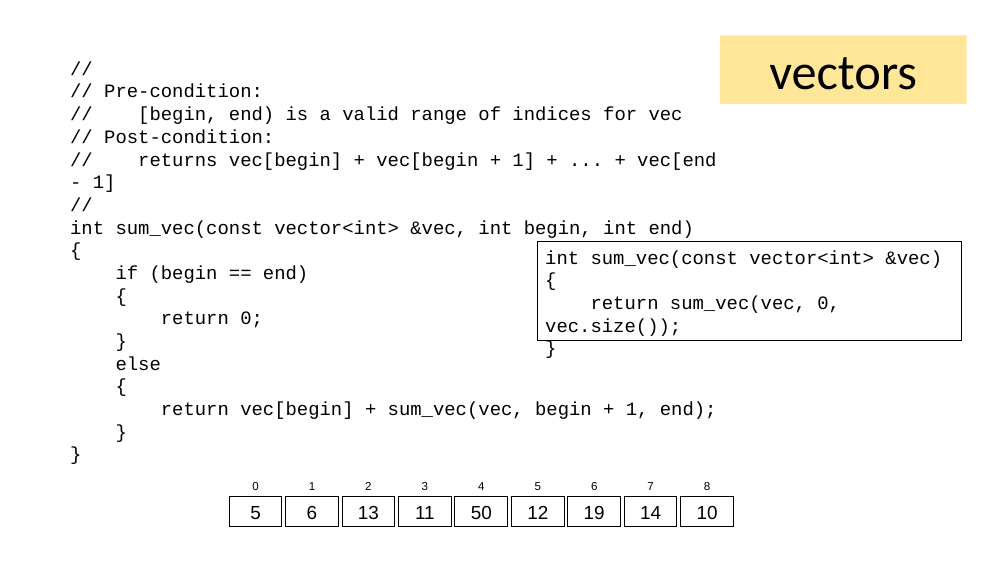
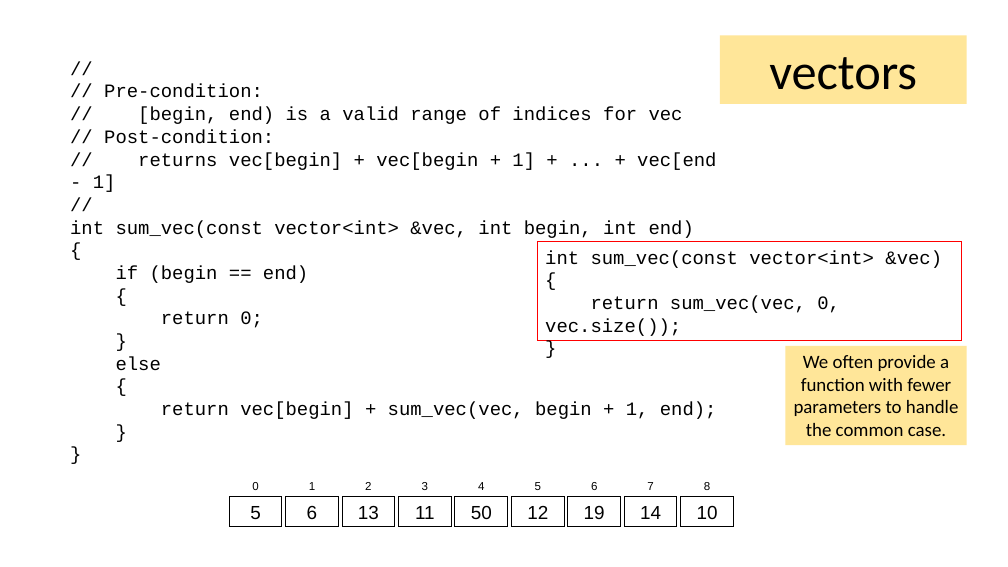
Before and after one commit to tjd1234/cmpt225fall2023, a slide deck: slide 25 of lecture_notes/week1/week1_intro.pptx (slide 24 before the commit). Drawn at 1008x567 pixels with LibreOffice and Linux fonts; fonts in the diff are those of the drawing. Boxes give left, top, right and bottom in pixels: in the first picture for what was removed or moved away, otherwise in the second. Text is boxed around its words. In the diff, an @@ line names an element or a change of style, - is before the commit and + after.

```diff
--- a/lecture_notes/week1/week1_intro.pptx
+++ b/lecture_notes/week1/week1_intro.pptx
@@ rectangle "int sum_vec(const vector<int> &vec)" at [538, 242, 961, 341]: outline #000000 0.75 pt to #FF0000 0.75 pt @@
@@ rectangle added at [786, 346, 967, 445], fill #FFE699, 18 pt, text #000000 @@
+We often provide a function with fewer parameters to handle the common case.
```
Also in this commit, not shown: 8 other slides changed, 2 slides added, 1 slide removed, 1 other file.
